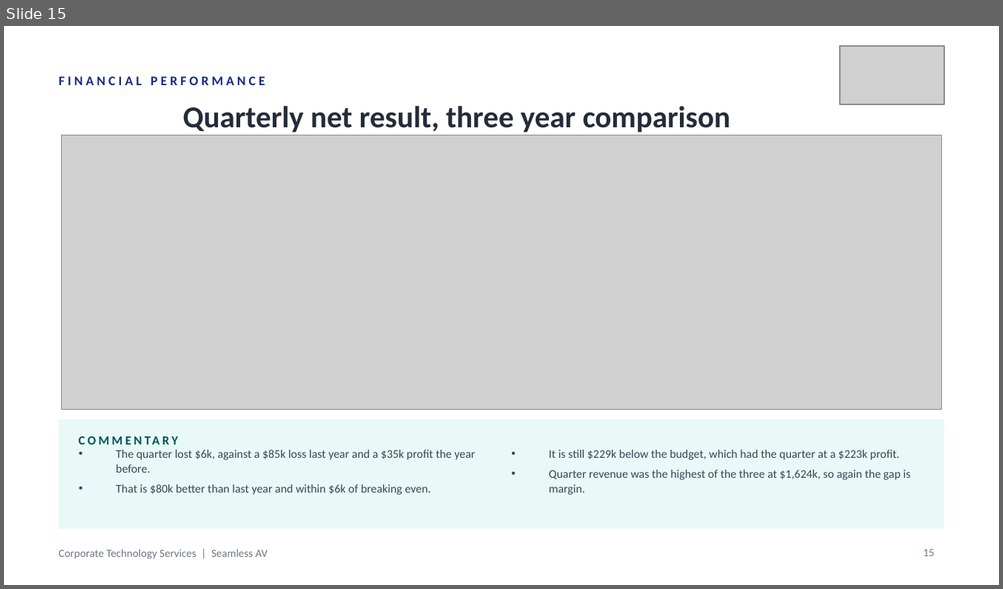
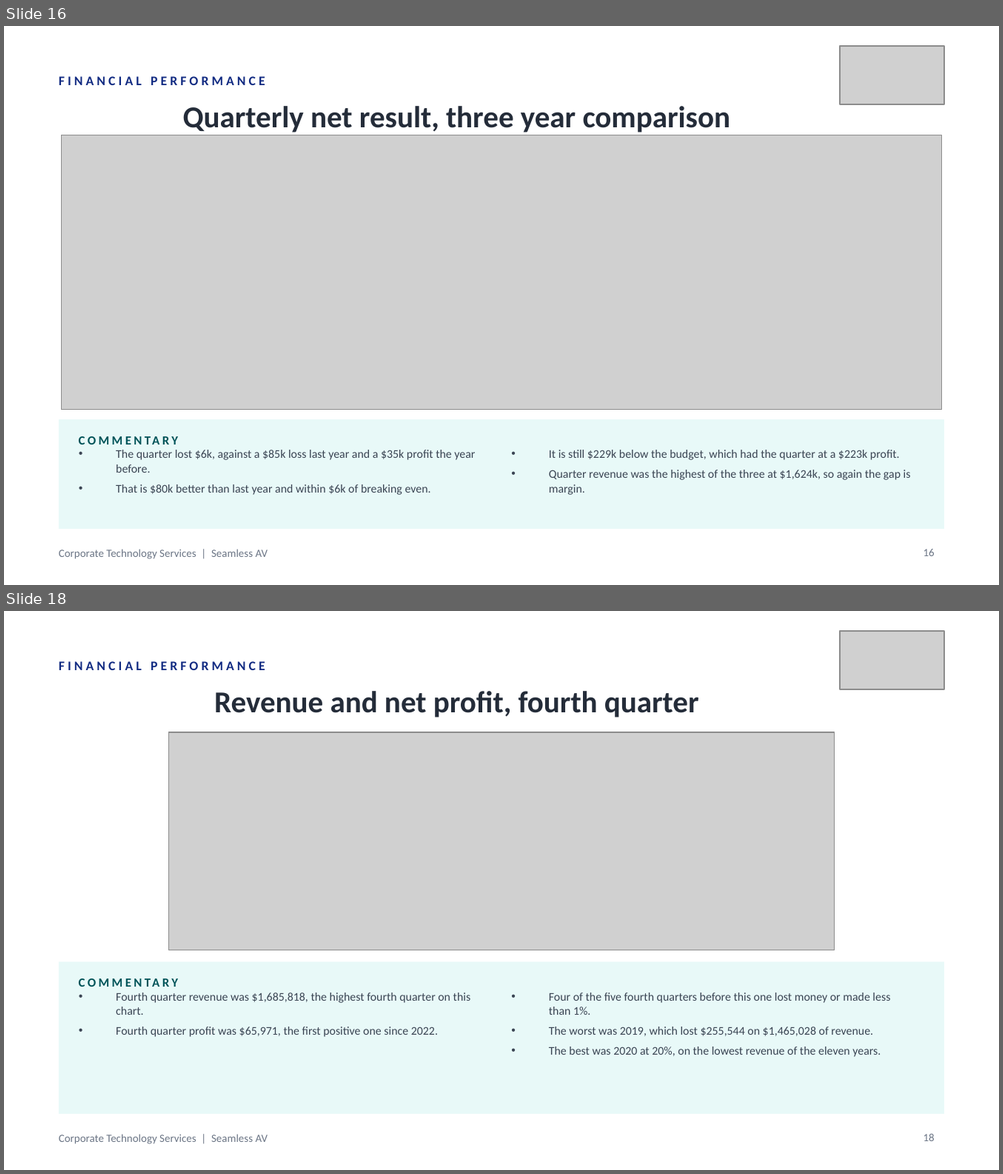
Before and after one commit to WesleyNelson-O33/Claude, a slide deck: deck/CTS Monthly Business Review - 30092026.pptx. Shown one above the other, each under a label of ours: slide 15 before the commit, slides 16 and 18 after it; the slides between them are not shown. The pictures are 1003x589 and 1003x1174 pixels, drawn with LibreOffice and Linux fonts; fonts in the diff are those of the drawing; grey boxes stand for pictures. Boxes give left, top, right and bottom in pixels: in the first picture for what was removed or moved away, otherwise in the second. Text is boxed around its words. In the diff, an @@ line names an element or a change of style, - is before the commit and + after.

```diff
--- a/deck/CTS Monthly Business Review - 30092026.pptx
+++ b/deck/CTS Monthly Business Review - 30092026.pptx
@@ slide 18 added at (x1=4, y1=611, x2=999, y2=1170), background #FFFFFF; not listed: 1 template element that a slide beside it also shows @@
@@ picture added at (x1=839, y1=631, x2=944, y2=689) @@
@@ text added at (x1=59, y1=661, x2=265, y2=670), 9.5 pt, text #122B82, bold @@
+FINANCIAL PERFORMANCE
@@ text added at (x1=214, y1=691, x2=699, y2=718), 22 pt, text #242C39, bold @@
+Revenue and net profit, fourth quarter
@@ picture added at (x1=169, y1=732, x2=834, y2=950) @@
@@ rectangle added at (x1=59, y1=962, x2=944, y2=1114), fill #E8F9F8 @@
@@ text added at (x1=79, y1=970, x2=377, y2=995), 9 pt, text #005358, bold @@
+COMMENTARY
@@ text added at (x1=116, y1=993, x2=471, y2=1037), 8.5 pt, text #3A4453 @@
+• Fourth quarter revenue was $1,685,818, the highest fourth quarter on this chart.
+• Fourth quarter profit was $65,971, the first positive one since 2022.
@@ text added at (x1=549, y1=993, x2=890, y2=1057), 8.5 pt, text #3A4453 @@
+• Four of the five fourth quarters before this one lost money or made less than 1%.
+• The worst was 2019, which lost $255,544 on $1,465,028 of revenue.
+• The best was 2020 at 20%, on the lowest revenue of the eleven years.
@@ page number added at (x1=923, y1=1134, x2=934, y2=1142), 8 pt, text #6B7585 @@
+18
@@ what was slide 15 is now slide 16 @@
@@ page number at (x1=923, y1=549, x2=934, y2=557): text changed @@
-15
+16
```
Also in this commit, not shown: 5 other slides added, 25 other files.
